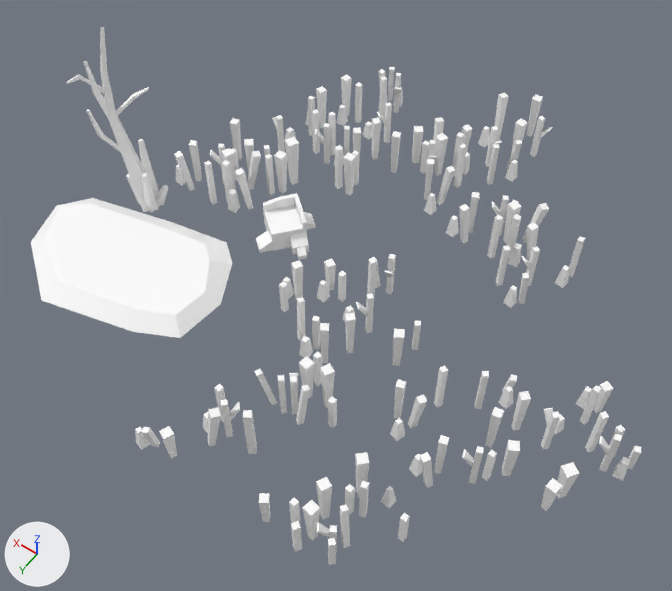
The glTF model assets/synty/simple_fantasy/models/SF_Env_Swamp_Preset_011.glb: old version first, new version second.
Both versions are drawn from a camera (50 mm lens) standing at (-0.121, 0.186, 0.268) and looking at (-0.007, 0.027, 0.018). Lighting does not change. The marker at lower left points along +X, +Y and +Z.

Before the edit, the objects in view are built like this:
```python
mat_lambert1 = principled_material('lambert1')
mat_lambert1.base_color = (1.0, 1.0, 1.0)  # white #ffffff
mat_lambert1.roughness = 0.553
me_mesh = bpy.data.meshes.new('Mesh')
me_mesh.from_pydata(...)  # 1566 vertices, 1990 faces; spans x -0.117..0.117, y -0.104..0.104, z -0.002..0.078
me_mesh.materials.append(mat_lambert1)  # white #ffffff
ob_sf_env_swamp_preset_011 = bpy.data.objects.new('SF_Env_Swamp_Preset_011', me_mesh)
ob_sf_env_swamp_preset_011.location = (0.0, 0.0, 0.0)
```
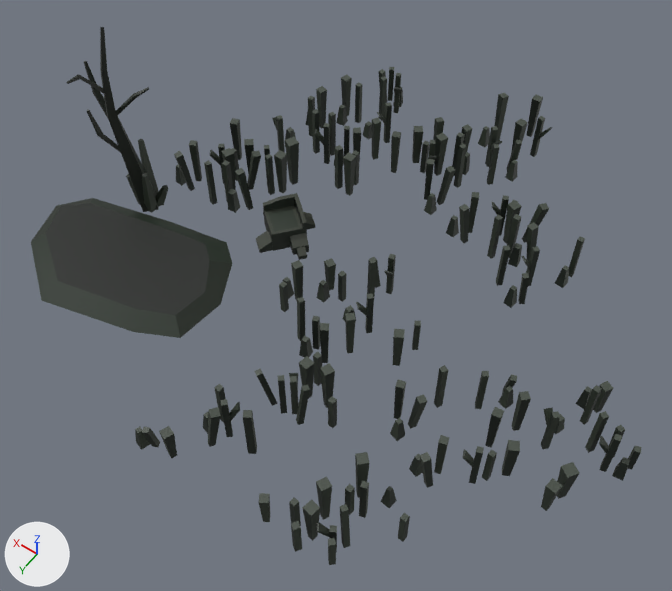
Where the change shows, as pixel boxes [x1, y1, x2, y2] in the pictures (672 x 591 px):
'SF_Env_Swamp_Preset_011', surface changed (white to black)
    both: [31, 27, 641, 565]

What changed in the scene script:
```text
Add img_undead_footman_01:
    img_undead_footman_01 = load_image('Undead_Footman_01', '_unpacked/Undead_Footman_01', 512, 512, 'sRGB')
Change mat_lambert1:
    remove mat_lambert1.base_color = (1.0, 1.0, 1.0)  # white #ffffff
    add mat_lambert1.texture = img_undead_footman_01
```
